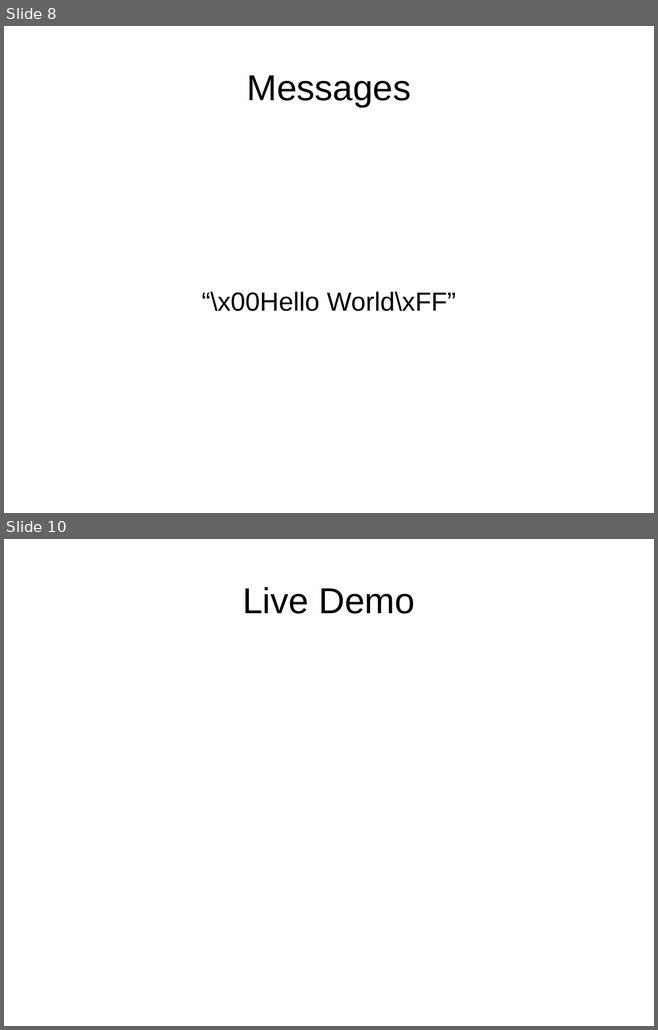
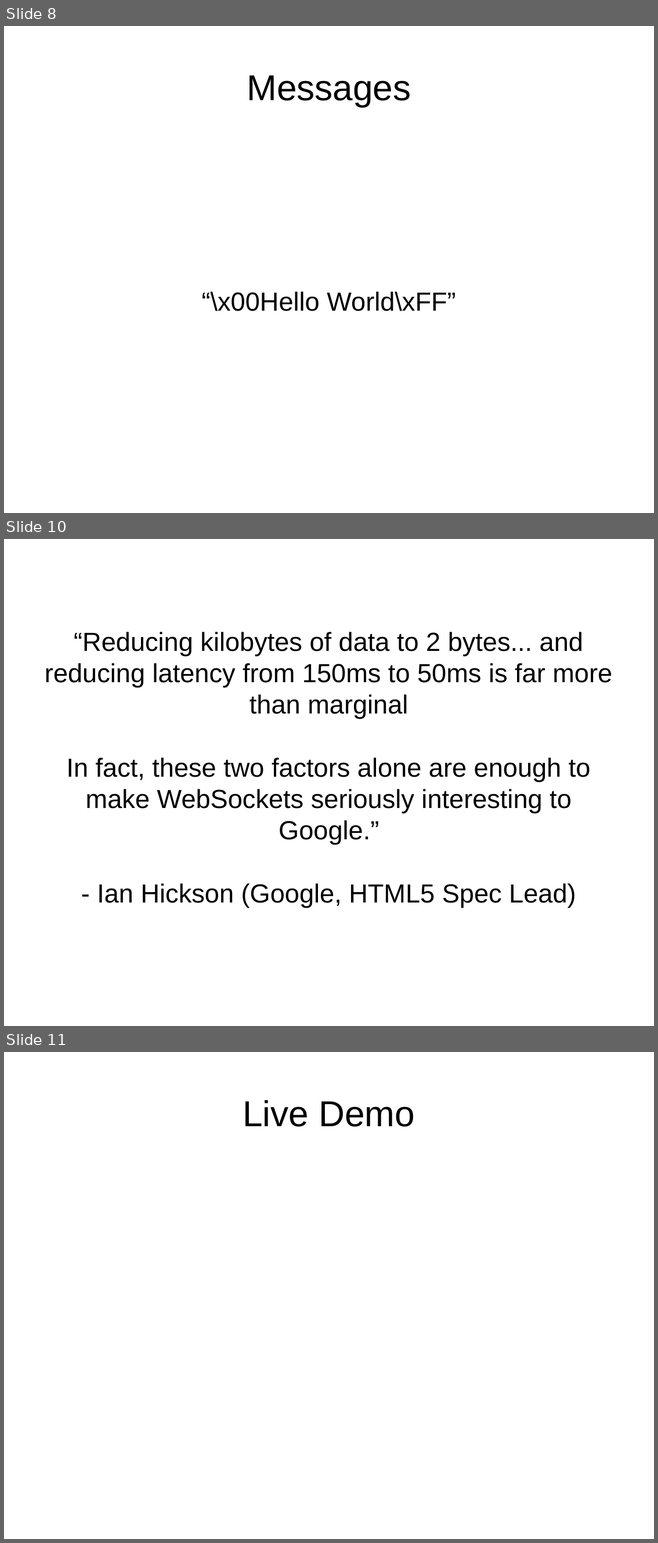
Before and after one commit to jamescarr/websockets-demo, a slide deck: ws.odp. Shown one above the other, each under a label of ours: slides 8 and 10 before the commit, slides 8, 10 and 11 after it; the slides between them are not shown. The pictures are 658x1030 and 658x1543 pixels, drawn with LibreOffice and Linux fonts; fonts in the diff are those of the drawing. Boxes give left, top, right and bottom in pixels: in the first picture for what was removed or moved away, otherwise in the second. Text is boxed around its words. In the diff, an @@ line names an element or a change of style, - is before the commit and + after.

```diff
--- a/ws.odp
+++ b/ws.odp
@@ slide 10 added at (4, 539, 654, 1026), background #FFFFFF @@
@@ subtitle added at (45, 632, 612, 907), 32 pt, text #000000 @@
+“Reducing kilobytes of data to 2 bytes... and reducing latency from 150ms to 50ms is far more than marginal
+In fact, these two factors alone are enough to make WebSockets seriously interesting to Google.”
+- Ian Hickson (Google, HTML5 Spec Lead)
@@ what was slide 10 is now slide 11 @@
```
Also in this commit, not shown: 3 slides changed, 3 other slides added, 5 slides removed, 4 other files.
